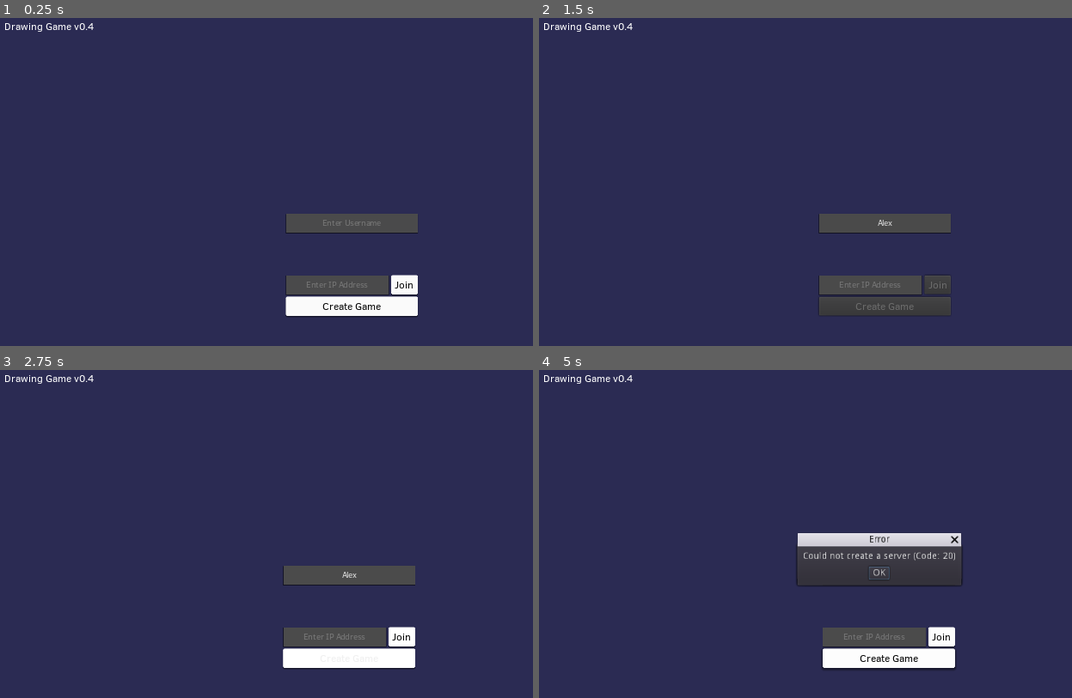
Above: before the commit, frames 1-4 (two rows, left to right).
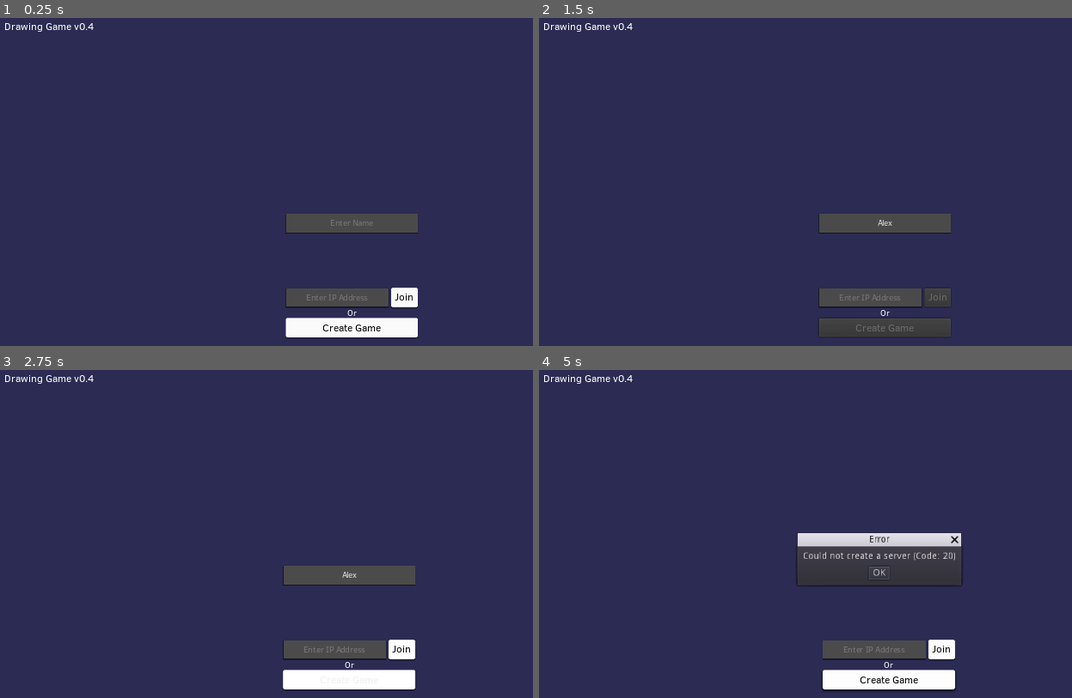
Above: after the commit, the same moments.

Repository: rednir/DrawingGame
Game: Godot game, scene res://Scenes/MainMenu.tscn
The game is run twice, just before and just after one commit, with the same random seed, the same clock (stepped at 60 frames per second) and the same inputs. Sound files missing from this copy of the repository are replaced by a short silence.
Inputs (mouse positions are in pixels of both pictures, inside the frame that each line leads up to):
- Up to frame 1 (0.25 s): no input
- Up to frame 2 (1.5 s): click (890, 224) at 0.52 s; type "Alex" at 0.6 s; click "Create Game" at 1.25 s
- Up to frame 3 (2.75 s): click "OK" at 2 s
- Up to frame 4 (5 s): click "Create Game" at 2.75 s; click "OK" at 3.5 s; click "Create Game" at 4.25 s

The runs differ from the first frame. In frame 1, 4.1% of the frame differs, in the area x 53-79%, y 61-98%; in frame 2, 1.9%; in frame 3, 4.1%; in frame 4, 4.2%, in the area x 53-79%, y 78-98%.

Commit message:
clearer menu screen

Diff:
--- a/Scenes/MainMenu.tscn
+++ b/Scenes/MainMenu.tscn
@@ -16,6 +16,12 @@
 [sub_resource type="StyleBoxEmpty" id=3]
 
 [sub_resource type="DynamicFont" id=4]
+font_data = ExtResource( 6 )
+
+[sub_resource type="DynamicFont" id=10]
+size = 13
+extra_spacing_top = -4
+extra_spacing_bottom = -4
 font_data = ExtResource( 6 )
 
 [sub_resource type="DynamicFont" id=5]
@@ -118,7 +124,7 @@
 
 [node name="MainButtonsContainer" type="VBoxContainer" parent="."]
 margin_left = 426.0
-margin_top = 300.0
+margin_top = 268.0
 margin_right = 622.0
 margin_bottom = 452.0
 __meta__ = {
@@ -126,7 +132,7 @@
 }
 
 [node name="TextboxUsername" type="LineEdit" parent="MainButtonsContainer"]
-margin_right = 195.0
+margin_right = 196.0
 margin_bottom = 28.0
 rect_min_size = Vector2( 0, 28 )
 size_flags_horizontal = 3
@@ -137,16 +143,16 @@
 align = 1
 max_length = 35
 context_menu_enabled = false
-placeholder_text = "Enter Username"
+placeholder_text = "Enter Name"
 placeholder_alpha = 0.3
 
 [node name="JoinContainer" type="HBoxContainer" parent="MainButtonsContainer"]
-margin_top = 92.0
-margin_right = 195.0
-margin_bottom = 120.0
+margin_top = 110.0
+margin_right = 196.0
+margin_bottom = 138.0
 
 [node name="TextboxJoin" type="LineEdit" parent="MainButtonsContainer/JoinContainer"]
-margin_right = 152.0
+margin_right = 153.0
 margin_bottom = 28.0
 rect_min_size = Vector2( 0, 28 )
 size_flags_horizontal = 3
@@ -161,8 +167,8 @@
 placeholder_alpha = 0.3
 
 [node name="ButtonJoin" type="Button" parent="MainButtonsContainer/JoinContainer"]
-margin_left = 156.0
-margin_right = 195.0
+margin_left = 157.0
+margin_right = 196.0
 margin_bottom = 28.0
 rect_min_size = Vector2( 0, 28 )
 rect_pivot_offset = Vector2( 64.5, 109 )
@@ -183,10 +189,21 @@
 "_edit_use_anchors_": false
 }
 
+[node name="Label" type="Label" parent="MainButtonsContainer"]
+margin_top = 142.0
+margin_right = 196.0
+margin_bottom = 152.0
+custom_fonts/font = SubResource( 10 )
+text = "Or"
+align = 1
+__meta__ = {
+"_edit_use_anchors_": false
+}
+
 [node name="ButtonCreate" type="Button" parent="MainButtonsContainer"]
-margin_top = 124.0
-margin_right = 195.0
-margin_bottom = 152.0
+margin_top = 156.0
+margin_right = 196.0
+margin_bottom = 184.0
 rect_min_size = Vector2( 0, 28 )
 rect_pivot_offset = Vector2( 64.5, 109 )
 hint_tooltip = "
Not shown: 1 places in Scenes/MainMenu.tscn that only renumber resources
